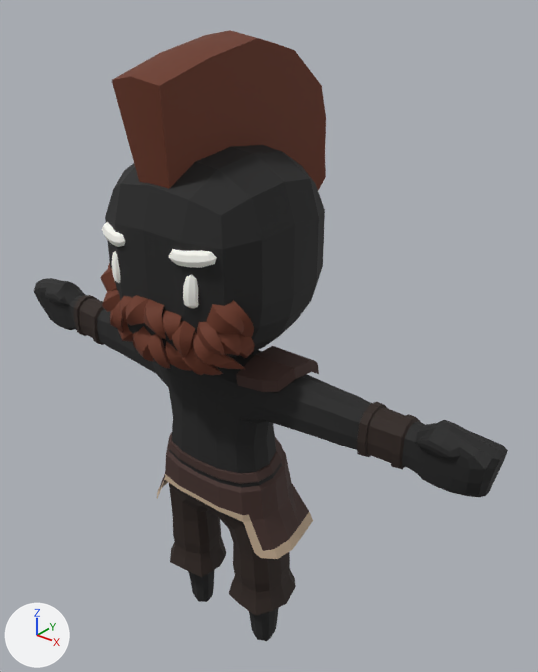
One commit to the glTF model public/assets/worldstream/rigged/q-viking.glb: the scene before it, then after it.
One viewpoint serves both versions: a 50 mm camera at (1.252, -1.384, 1.946) aimed at (0.051, 0.117, 1.015). Every picture has the same lights, and +X, +Y and +Z are marked at lower left. The older version comes first. Where no turn or scale is listed for an object, it has been applied to the vertices. Vertices at exactly the same position are counted once.

In view in the first picture: 'Body'.
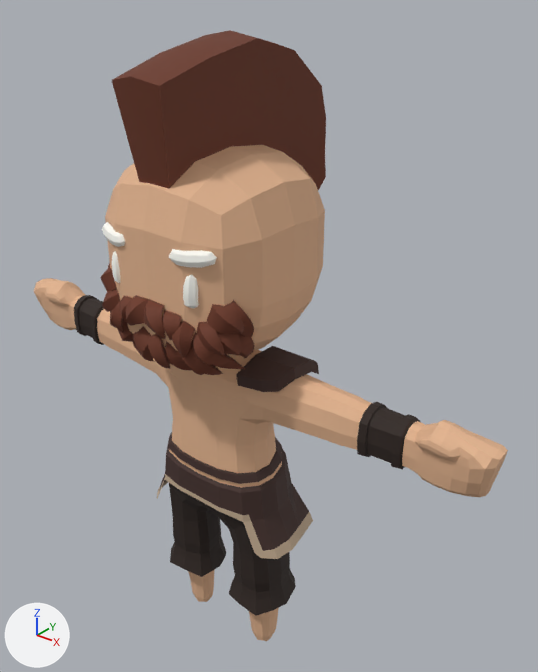
What differs and where, as boxes (x1, y1, x2, y2) in the pictures (538 x 672 px):
part 1 of me_cube_004, recoloured (black to beige)
    both: (34, 145, 508, 641)

What the commit changed:
me_cube_004 has 3242 vertices, 6264 faces and spans x -0.81..0.81, y -0.28..0.38, z -0.01..1.82.
me_cube_004 is used by ob_body; location (0.002, -0.033, 0.01).
me_cube_004 part 1: 1552 faces centred in x -0.81..0.81, y -0.24..0.24, z -0.01..1.56 are repainted in the vertex colours; the middle colour goes from black #1f1f1f to beige #e3b48f.
